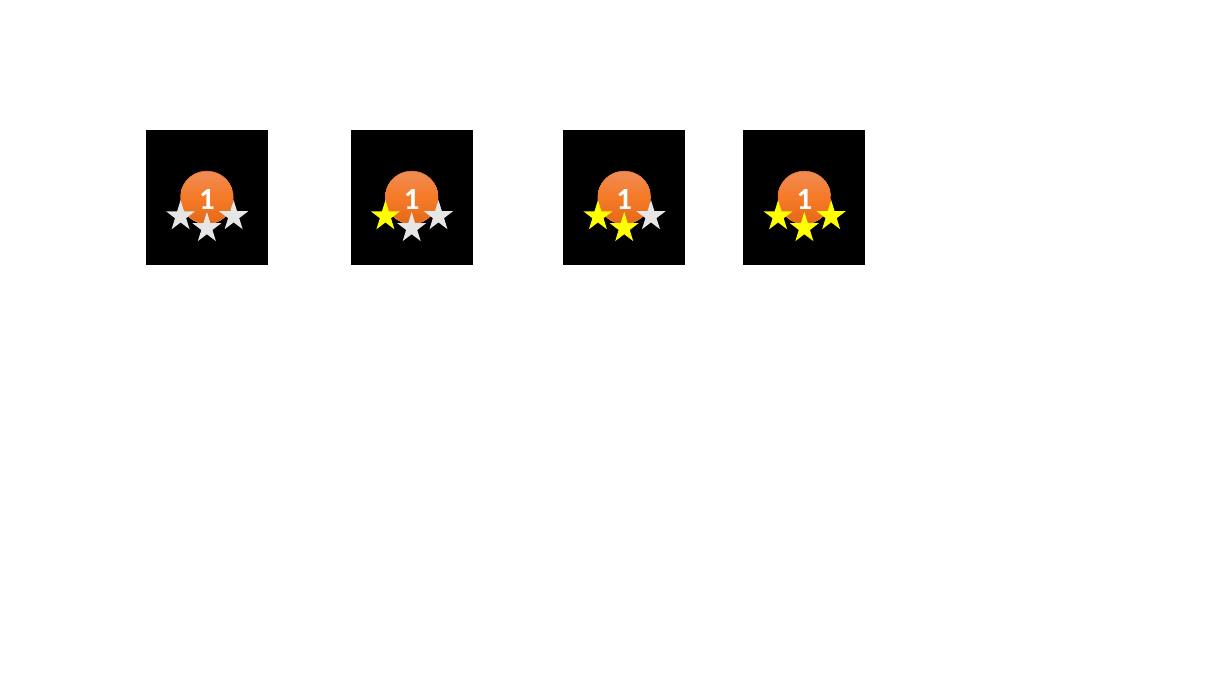
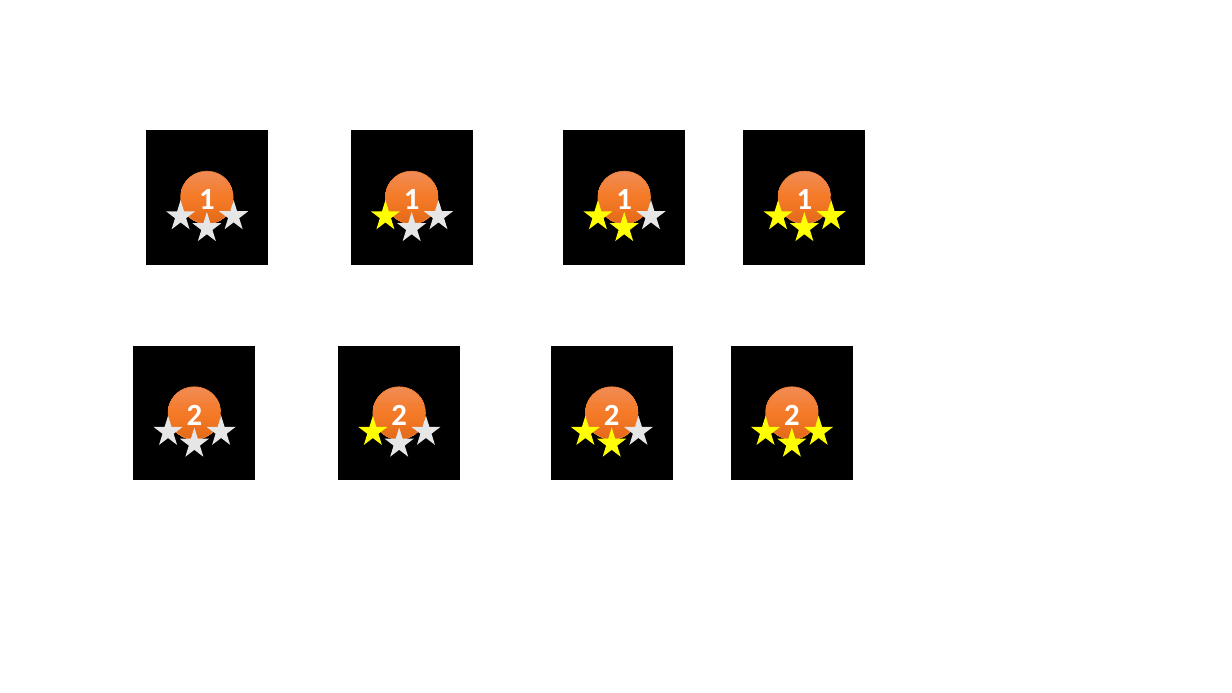
Before and after one commit to rac4taiwan/L05_goldmine, a slide deck: slide 4 of 素材.pptx. Drawn at 1232x693 pixels with LibreOffice and Linux fonts; fonts in the diff are those of the drawing. Boxes give left, top, right and bottom in pixels: in the first picture for what was removed or moved away, otherwise in the second. Text is boxed around its words. In the diff, an @@ line names an element or a change of style, - is before the commit and + after.

```diff
--- a/素材.pptx
+++ b/素材.pptx
@@ group added at [134,347,255,480]: 3 stars, 1 rectangle, 1 ellipse @@
+2
@@ group added at [339,347,460,480]: 3 stars, 1 rectangle, 1 ellipse @@
+2
@@ group added at [552,347,673,480]: 3 stars, 1 rectangle, 1 ellipse @@
+2
@@ group added at [732,347,853,480]: 3 stars, 1 rectangle, 1 ellipse @@
+2
```
Also in this commit, not shown: 12 other files.
